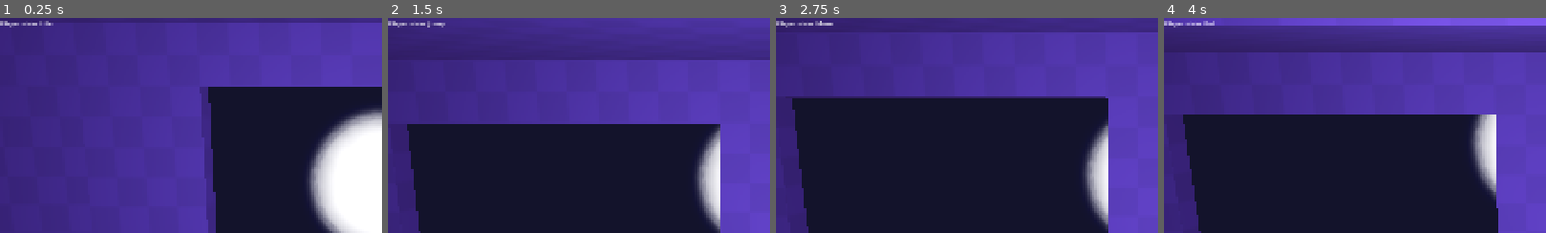
Above: before the commit, frames 1-4 (left to right).
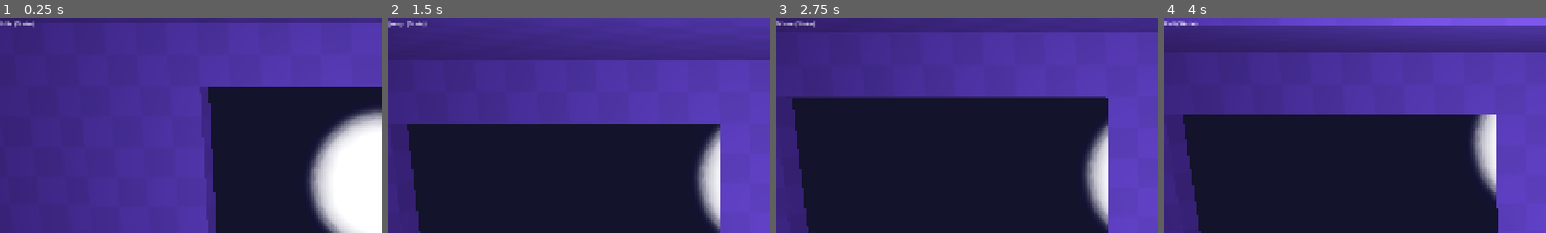
Above: after the commit, the same moments.

Repository: xpgram/3d-character-controller-1.0.0
Game: Godot game, scene res://game_fusion.tscn
The game is run twice, just before and just after one commit, with the same random seed, the same clock (stepped at 60 frames per second) and the same inputs.
Inputs (mouse positions are % of the whole screen's width and height, from its top left):
- Up to frame 1 (0.25 s): no input
- Up to frame 2 (1.5 s): move the mouse to (72, 45) at 0.52 s; hold D (move_right) 0.53-1.28 s; hold Space (jump) 0.53-1.28 s; tap Ctrl (crouch) at 0.6 s; move the mouse to (30, 55) at 1.27 s; hold S (move_down) from 1.28 s (still down); tap Space (jump) at 1.35 s
- Up to frame 3 (2.75 s): tap Space (jump) at 1.52, 1.82 s; tap Ctrl (crouch) at 1.55, 2.1 s; move the mouse to (60, 28) at 2.02 s; release S (move_down) at 2.03 s; hold D (move_right) from 2.03 s (still down); hold Space (jump) from 2.03 s (still down)
- Up to frame 4 (4 s): move the mouse to (45, 70) at 2.77 s; release D (move_right) at 2.78 s; release Space (jump) at 2.78 s; hold W (move_up) from 2.78 s (still down); click (45, 70) at 2.85 s; tap Space (jump) at 3.02, 3.32 s; tap Ctrl (crouch) at 3.05, 3.6 s; move the mouse to (57, 51) at 3.52 s; hold Space (jump) from 3.53 s (still down)
The pictures show only the part of the screen within x 0-50%, y 0-50%; the shares and areas given below are measured in that part.

The runs differ from the first frame. In frame 1, 0.2% of the frame differs, in the area x 0-14%, y 1-5%; in frame 2, 0.2%, in the area x 0-15%, y 1-5%; in frame 3, 0.2%; in frame 4, 0.2%.

Commit message:
add PlayerControlState to separate concerns from the generic State type

Diff:
--- a/player/scripts/states/crouch.gd
+++ b/player/scripts/states/crouch.gd
@@ -1,12 +1,12 @@
-extends State
+extends PlayerControlState
 
 const MovementUtils = preload('uid://bc4pn1ojhofxm')
 
 @export_group('Transition-to States', 'state_')
-@export var state_idle: State
-@export var state_crouch_move: State
-@export var state_jump: State
-@export var state_fall: State
+@export var state_idle: PlayerControlState
+@export var state_crouch_move: PlayerControlState
+@export var state_jump: PlayerControlState
+@export var state_fall: PlayerControlState
 
 
 func on_enter() -> void:
--- a/player/scripts/states/crouch_move.gd
+++ b/player/scripts/states/crouch_move.gd
@@ -1,13 +1,13 @@
-extends State
+extends PlayerControlState
 
 const InputUtils = preload('uid://tl2nnbstems3')
 const MovementUtils = preload('uid://bc4pn1ojhofxm')
 
 @export_group('Transition-to States', 'state_')
-@export var state_crouch_idle: State
-@export var state_move: State
-@export var state_jump: State
-@export var state_fall: State
+@export var state_crouch_idle: PlayerControlState
+@export var state_move: PlayerControlState
+@export var state_jump: PlayerControlState
+@export var state_fall: PlayerControlState
 
 
 # TODO Instantiate to PlayerBody or something.
--- a/player/scripts/states/fall.gd
+++ b/player/scripts/states/fall.gd
@@ -1,4 +1,4 @@
-extends State
+extends PlayerControlState
 
 # TODO Implement coyote time:
 #   - on_enter(): start a timer
@@ -11,9 +11,9 @@
 
 # TODO Use preload() calls and such instead of nodes.
 @export_group('Transition-to States', 'state_')
-@export var state_landed: State
-@export var state_jump: State
-@export var state_wall_slide: State
+@export var state_landed: PlayerControlState
+@export var state_jump: PlayerControlState
+@export var state_wall_slide: PlayerControlState
 
 
 # TODO What if this doesn't exist?
--- a/player/scripts/states/idle.gd
+++ b/player/scripts/states/idle.gd
@@ -1,12 +1,12 @@
-extends State
+extends PlayerControlState
 
 const MovementUtils = preload('uid://bc4pn1ojhofxm')
 
 @export_group('Transition-to States', 'state_')
-@export var state_move: State
-@export var state_crouch: State
-@export var state_jump: State
-@export var state_fall: State
+@export var state_move: PlayerControlState
+@export var state_crouch: PlayerControlState
+@export var state_jump: PlayerControlState
+@export var state_fall: PlayerControlState
 
 
 func on_enter() -> void:
--- a/player/scripts/states/jump.gd
+++ b/player/scripts/states/jump.gd
@@ -1,12 +1,12 @@
-extends State
+extends PlayerControlState
 
 const InputUtils := preload('uid://tl2nnbstems3')
 const MovementUtils = preload('uid://bc4pn1ojhofxm')
 
 
 @export_group('Transition-to States', 'state_')
-@export var state_landed: State
-@export var state_fall: State
+@export var state_landed: PlayerControlState
+@export var state_fall: PlayerControlState
 
 
 # @onready var _camera: Camera3D = %Camera3D
--- a/player/scripts/states/landed.gd
+++ b/player/scripts/states/landed.gd
@@ -1,4 +1,4 @@
-extends State
+extends PlayerControlState
 
 const InputUtils = preload('uid://tl2nnbstems3')
 
@@ -17,8 +17,8 @@
 
 
 @export_group('Transition-to States', 'state_')
-@export var state_idle: State
-@export var state_move: State
+@export var state_idle: PlayerControlState
+@export var state_move: PlayerControlState
 
 
 func on_enter() -> void:
--- a/player/scripts/states/move.gd
+++ b/player/scripts/states/move.gd
@@ -1,13 +1,13 @@
-extends State
+extends PlayerControlState
 
 const InputUtils = preload('uid://tl2nnbstems3')
 const MovementUtils = preload('uid://bc4pn1ojhofxm')
 
 @export_group('Transition-to States', 'state_')
-@export var state_idle: State
-@export var state_jump: State
-@export var state_fall: State
-@export var state_crouch_move: State
+@export var state_idle: PlayerControlState
+@export var state_jump: PlayerControlState
+@export var state_fall: PlayerControlState
+@export var state_crouch_move: PlayerControlState
 
 
 # TODO Technically, this node shouldn't know about the camera node.
--- /dev/null
+++ b/player/scripts/states/player_control_state.gd
@@ -0,0 +1,23 @@
+class_name PlayerControlState
+extends State
+
+# TODO These are not generic.
+#   Should PlayerState extend this one? Like, are these references useful to have?
+@onready var player_model: SophiaSkin = %SophiaSkin
+@onready var physics_properties: PhysicsProperties = %PhysicsProperties
+@onready var ui_player_state_label: Label = %DebugOutput_PlayerState
+
+var subject: CharacterBody3D
+var camera: Camera3D
+
+@warning_ignore('shadowed_variable')
+func init(subject: CharacterBody3D, camera: Camera3D) -> void:
+   self.subject = subject
+   self.camera = camera
+
+
+func enter() -> void:
+   super.enter()
+
+   # TODO Publish using an event bus instead?
+   ui_player_state_label.text = get_state_name()
--- a/player/scripts/states/wall_slide.gd
+++ b/player/scripts/states/wall_slide.gd
@@ -1,4 +1,4 @@
-extends State
+extends PlayerControlState
 # TODO Extend from PlayerState instead of State?
 #   State > PlayerState > Wall_Slide
 #    ^ Includes State structure stuff
@@ -19,9 +19,9 @@
 
 
 @export_group('Transition-to States', 'state_')
-@export var state_landed: State
-@export var state_jump: State
-@export var state_fall: State
+@export var state_landed: PlayerControlState
+@export var state_jump: PlayerControlState
+@export var state_fall: PlayerControlState
 
 
 # @onready var camera: Camera3D = %Camera3D
--- a/system/scripts/state.gd
+++ b/system/scripts/state.gd
@@ -4,38 +4,17 @@
 @warning_ignore('UNUSED_SIGNAL')
 signal change_state(new_state: State)
 
-
-@export var animation_name: String
-
-
-# TODO These are not generic.
-#   Should PlayerState extend this one? Like, are these references useful to have?
-@onready var player_model: SophiaSkin = %SophiaSkin
-@onready var physics_properties: PhysicsProperties = %PhysicsProperties
-@onready var ui_player_state_label: Label = %DebugOutput_PlayerState
-
-
-# TODO Use a template type instead of CharacterBody.
-var subject: CharacterBody3D
-# TODO Um. Do something about this one too. I dunno.
-var camera: Camera3D
+@onready var print_name := name \
+   if name.ends_with('State') \
+   else (name + ' (State)' as StringName)
 
 
 func get_state_name() -> String:
-   # TODO This also isn't generic.
-   return "Player state: " + name
-
-
-@warning_ignore('shadowed_variable')
-func init(subject: CharacterBody3D, camera: Camera3D) -> void:
-   self.subject = subject
-   self.camera = camera
+   return print_name
 
 
 ## Handle the State startup process.
 func enter() -> void:
-   ui_player_state_label.text = get_state_name()
-   # TODO subject.animations.play(animation_name)
    on_enter()
 
 
Not shown, added: player/scripts/states/player_control_state.gd.uid
